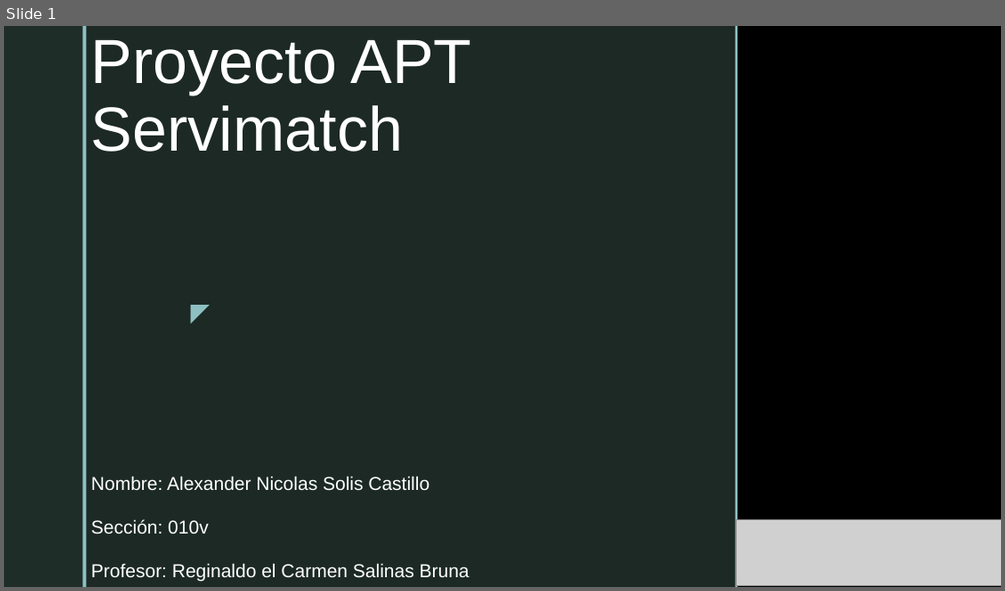
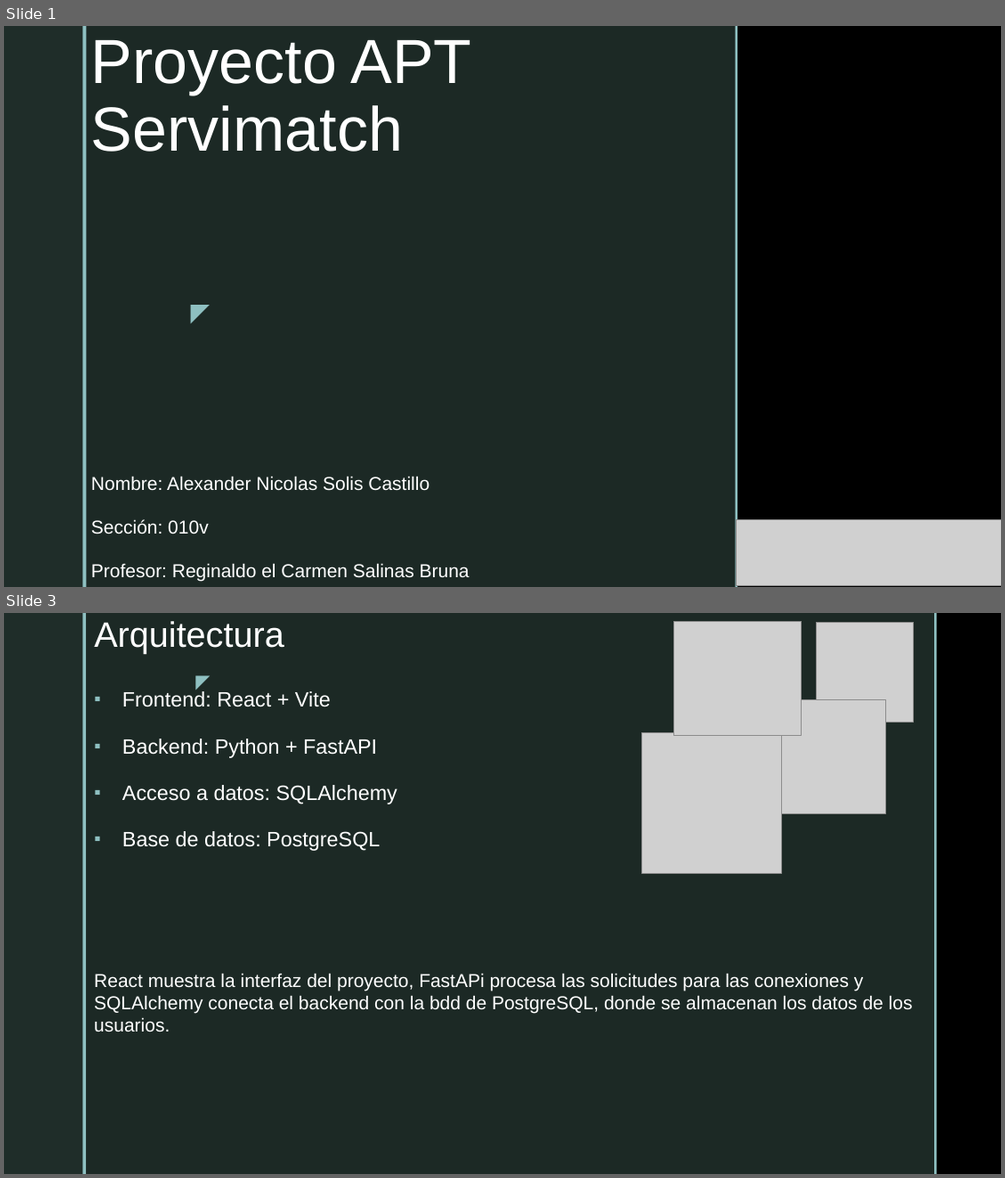
Before and after one commit to AleSolis-Duoc/ProyectoAPT_AS2026, a slide deck: fase2/Proyecto APT2.pptx. Shown one above the other, each under a label of ours: slide 1 before the commit, slides 1 and 3 after it; the slides between them are not shown. The pictures are 1005x591 and 1005x1178 pixels, drawn with LibreOffice and Linux fonts; fonts in the diff are those of the drawing; grey boxes stand for pictures; background and template pictures are left out. Boxes give left, top, right and bottom in pixels: in the first picture for what was removed or moved away, otherwise in the second. Text is boxed around its words. In the diff, an @@ line names an element or a change of style, - is before the commit and + after.

```diff
--- a/fase2/Proyecto APT2.pptx
+++ b/fase2/Proyecto APT2.pptx
@@ slide 3 added at [4, 613, 1001, 1174], background picture (left out); not listed: 2 template elements that a slide beside it also shows @@
@@ rectangle added at [86, 613, 934, 1174], fill #1F2D29 at 92% opacity @@
@@ title added at [94, 621, 283, 654], 34 pt, text #FFFFFF @@
+Arquitectura
@@ picture added at [673, 621, 801, 735] @@
@@ picture added at [816, 622, 914, 722] @@
@@ rectangle added at [934, 613, 937, 1174], fill #8EC0C1 @@
@@ text added at [184, 666, 217, 695], 18 pt, text #8EC0C1 @@
+◤
@@ text added at [122, 691, 397, 851], 20 pt, text #FFFFFF @@
+▪ Frontend: React + Vite
+▪ Backend: Python + FastAPI
+▪ Acceso a datos: SQLAlchemy
+▪ Base de datos: PostgreSQL
@@ picture added at [782, 700, 886, 814] @@
@@ picture added at [642, 733, 782, 873] @@
@@ text added at [94, 973, 913, 1031], 18 pt, text #FFFFFF @@
+React muestra la interfaz del proyecto, FastAPi procesa las solicitudes para las conexiones y SQLAlchemy conecta el backend con la bdd de PostgreSQL, donde se almacenan los datos de los usuarios.
```
Also in this commit, not shown: 9 other slides added, 11 slides removed, 17 other files.
